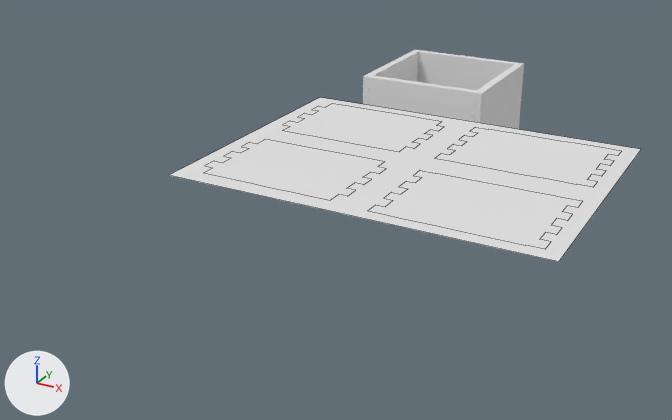
Before and after pictures for a commit that changed the Blender file blender_files/box2.blend.
Before and after are seen from a camera (50 mm lens) standing at (330.0, -615.0, 236.0) and looking at (61.0, -125.0, -9.0). Lighting does not change. The marker at lower left points along +X, +Y and +Z. Mesh edges are drawn as thin lines on the coarser meshes.

In view in the first picture: 'Back.preview', 'Bounding Frame', 'Front.preview', 'Left.preview', 'Right.preview', 'SOC_Back.fillets', 'SOC_Front.fillets', 'SOC_Left.fillets', 'SOC_Right.fillets'.
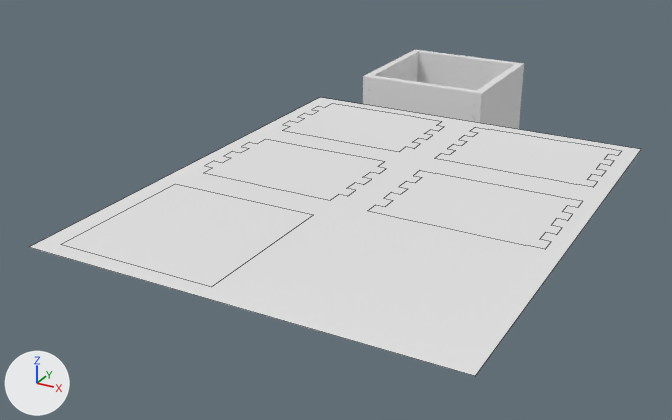
The change, as a list of edits to the scene's bpy script:
```text
Change me_mesh_264:
    where me_mesh_264.from_pydata(...)  # 4 vertices, 1 face; spans x -60.0..179.0, y -139.0..45.0, z 0.0
    used by ob_bounding_frame; location = (50.1, -66.0, 29.9)
    me_mesh_264 part 1
    me_mesh_264.vertices[0].co: (179.0, -139.0, 0.0) -> (179.0, -252.0, 0.0)  # pixel (558, 261) -> pixel (475, 376)
    me_mesh_264.vertices[3].co: (-60.0, -139.0, 0.0) -> (-60.0, -252.0, 0.0)  # pixel (168, 175) -> pixel (28, 247)
Add me_plane_043:
    me_plane_043.from_pydata([(-47.0, -47.0, 0.0), (47.0, -47.0, 0.0), (-47.0, 47.0, 0.0), (47.0, 47.0, 0.0)], [], [(0, 1, 3, 2)])
Add ob_plane_preview:
    ob_plane_preview = bpy.data.objects.new('Plane.preview', me_plane_043)
    ob_plane_preview.location = (49.1, -260.9, 29.9)
```

Location of each change, [x1, y1, x2, y2] in pixels of the pictures (672 x 420 px):
'Bounding Frame', reshaped (30% wider, 69% taller)
    before: [170, 97, 641, 262]
    after: [30, 97, 641, 376]
'Plane.preview', added
    after: [61, 184, 313, 287]
